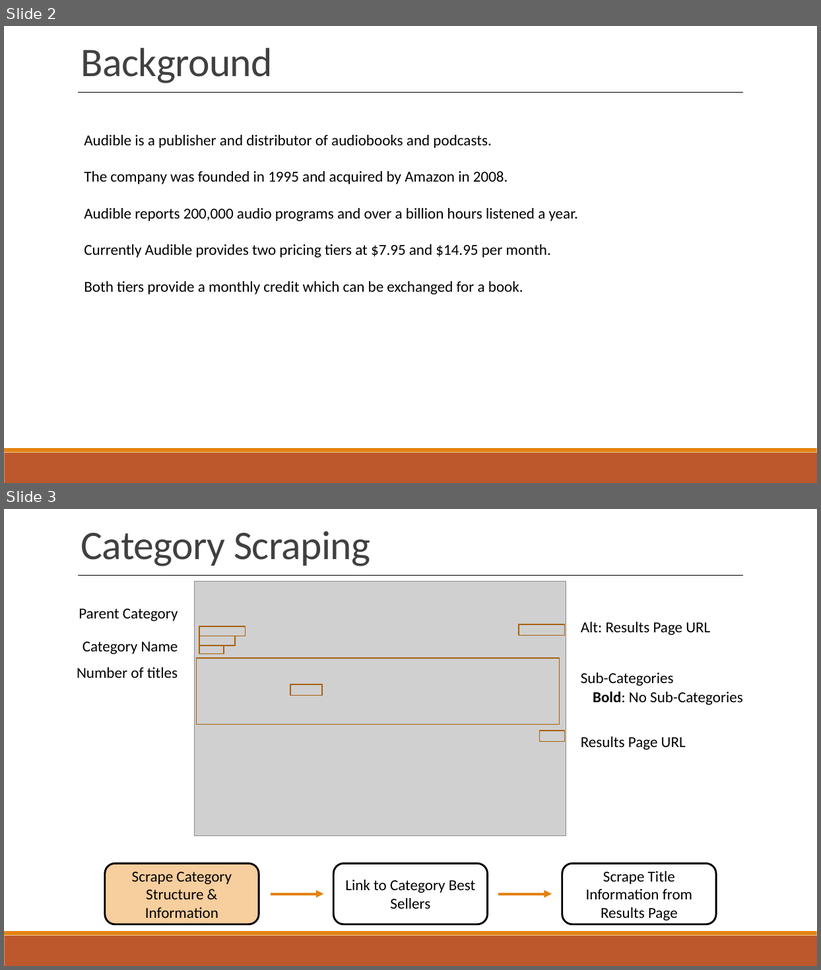
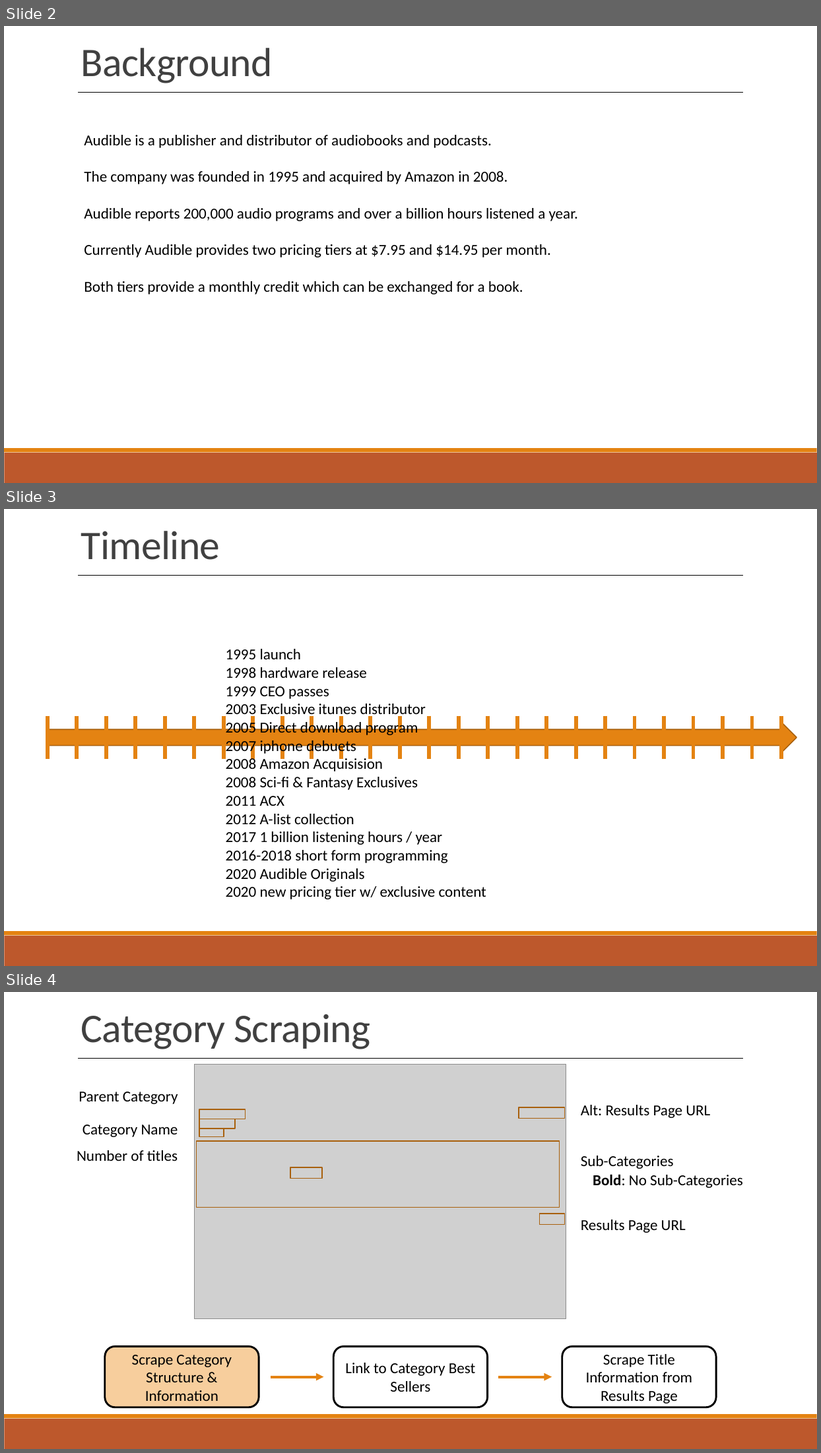
Before and after one commit to jwelch1123/finding_the_tree_in_the_forest, a slide deck: Presentation.pptx. Shown one above the other, each under a label of ours: slides 2 and 3 before the commit, slides 2, 3 and 4 after it. The pictures are 821x970 and 821x1453 pixels, drawn with LibreOffice and Linux fonts; fonts in the diff are those of the drawing; grey boxes stand for pictures. Boxes give left, top, right and bottom in pixels: in the first picture for what was removed or moved away, otherwise in the second. Text is boxed around its words. In the diff, an @@ line names an element or a change of style, - is before the commit and + after.

```diff
--- a/Presentation.pptx
+++ b/Presentation.pptx
@@ slide 3 added at (4, 509, 817, 966), background #FFFFFF; not listed: 2 template elements that a slide beside it also shows @@
@@ text added at (81, 531, 220, 560), 48 pt, text #404040 @@
+Timeline
@@ line added from (79, 576) to (743, 576), #000000 0.25 pt @@
@@ text added at (226, 649, 486, 900), 18 pt, text #000000 @@
+1995 launch
+1998 hardware release
+1999 CEO passes
+2003 Exclusive itunes distributor
+2005 Direct download program
+2007 iphone debuets
+2008 Amazon Acquisision
+2008 Sci-fi & Fantasy Exclusives
+2011 ACX
+2012 A-list collection
+2017 1 billion listening hours / year
+2016-2018 short form programming
+2020 Audible Originals
+2020 new pricing tier w/ exclusive content
@@ group added at (48, 716, 797, 760): 26 lines, 1 right arrow @@
@@ what was slide 3 is now slide 4 @@
```
Also in this commit, not shown: 4 slides changed, 15 other slides added, 12 slides removed, 20 other files.
